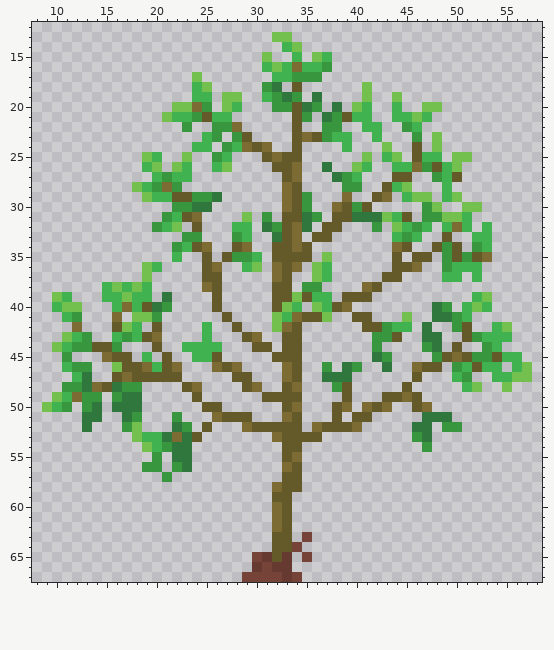
Edited in one commit: sprite sheet (assets/sprites/plants/apple_tree_2.png). The picture above was drawn from the file before the commit.
The file is 67x68 pixels. Shown: x 8..58, y 12..67.
Now the later version:
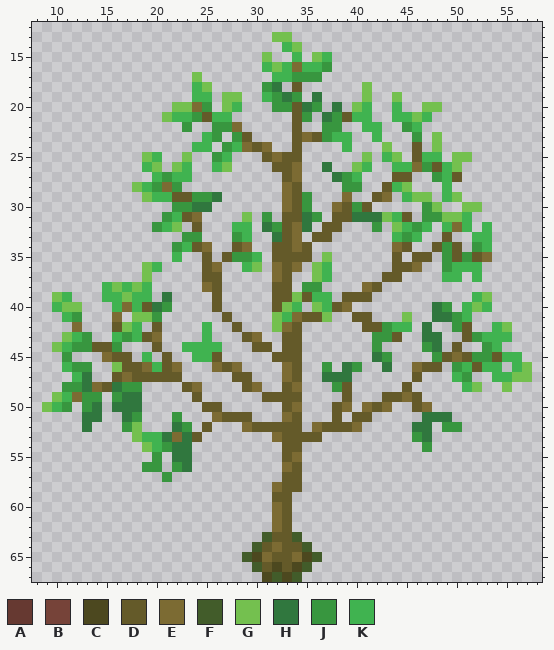
Palette (. is transparent): A #663931  B #764339  C #4c481f  D #645a29  E #7c6b33  F #425c2a  G #74c04f  H #30773e  J #38963f  K #40b350
Change:
{"y":63,"x":31,"old":".","new":"F"}
{"y":63,"x":34,"old":".B","new":"F."}
{"y":64,"x":30,"old":"..D","new":"FDE"}
{"y":64,"x":34,"old":"B.","new":"DF"}
{"y":65,"x":29,"old":".BA","new":"FCE"}
{"y":65,"x":33,"old":"A.B.","new":"DECF"}
{"y":66,"x":30,"old":"ABAA..","new":"FDCDCF"}
{"y":67,"x":29,"old":"BBBBAB","new":"..CFCF"}
{"label":"changed","picture_box":[242,532,322,582]}
